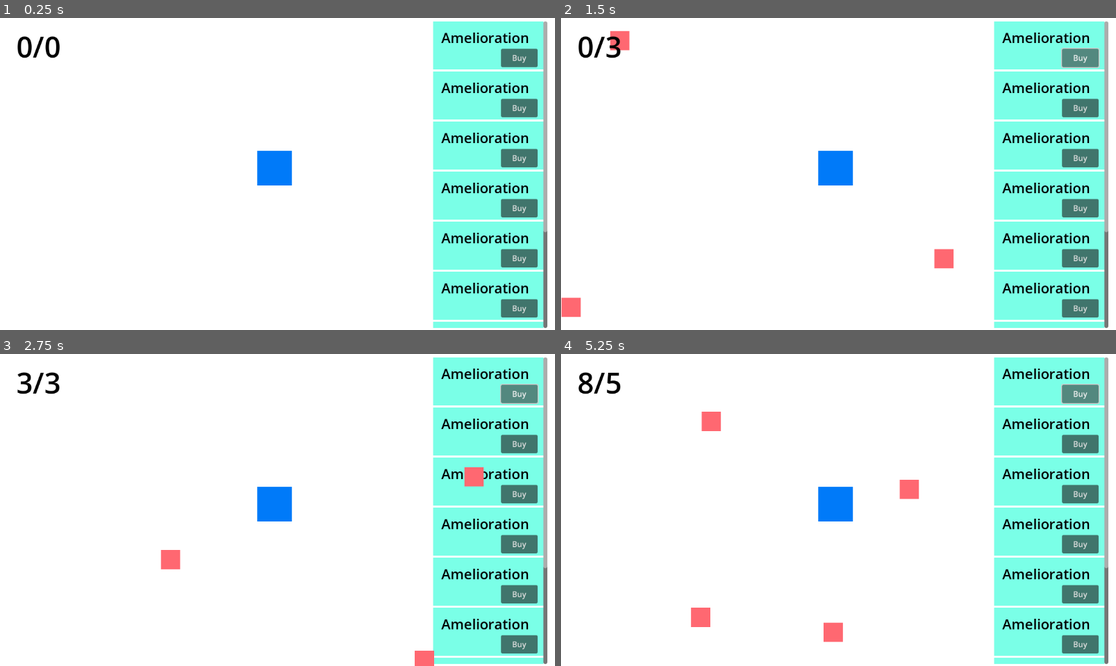
Above: before the commit, frames 1-4 (two rows, left to right).
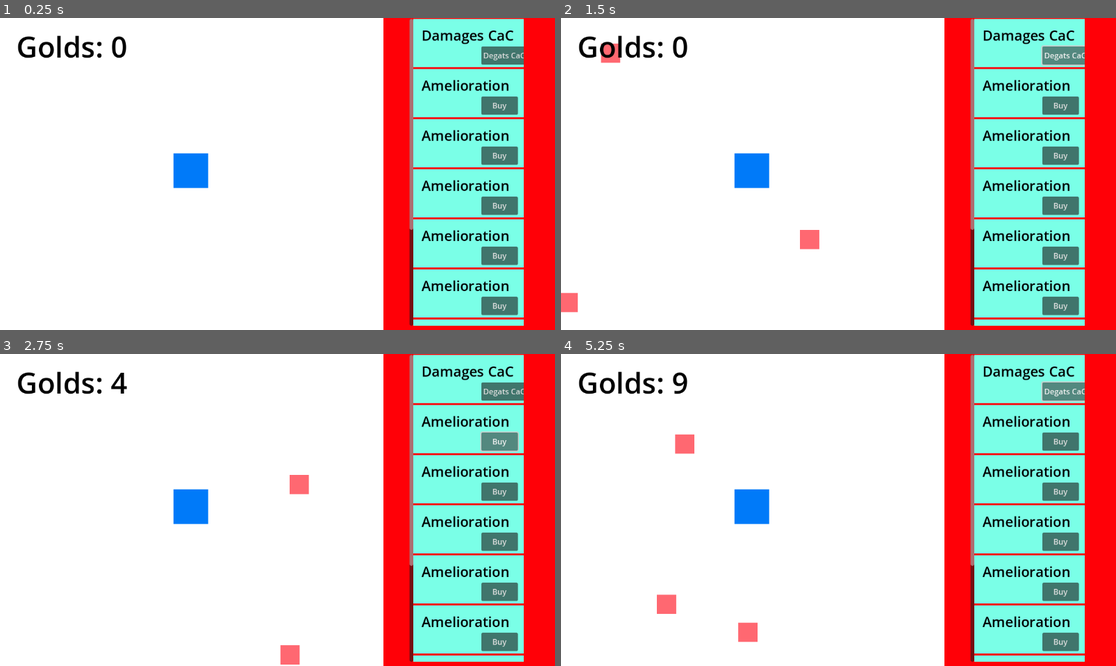
Above: after the commit, the same moments.

Repository: fabiovandewaeter/auto-tower-defense
Game: Godot game, scene res://jeu.tscn
Same seed, same stepped clock (60 frames per second), same inputs: the game is played once before the commit and once after it.
Inputs (mouse positions are in pixels of both pictures, inside the frame that each line leads up to):
- Up to frame 1 (0.25 s): no input
- Up to frame 2 (1.5 s): click "Buy" at 0.5 s; click (1082, 55) at 1.25 s, where only the run after the commit has a clickable "Degats CaC (10 golds)"
- Up to frame 3 (2.75 s): click "Buy" at 2 s
- Up to frame 4 (5.25 s): click (1082, 391) at 2.75 s, where only the run after the commit has a clickable "Degats CaC (10 golds)"; click "Buy" at 3.5 s; click (1082, 391) at 4.25 s, where only the run after the commit has a clickable "Degats CaC (10 golds)"

The runs differ from the first frame. In frame 1, 23% of the frame differs, in the area x 3-100%, y 0-100%; in frame 2, 24%; in frame 3, 24%; in frame 4, 24%.

Commit message:
ajout bouton achat degats cac

Diff:
--- a/ameliorations/amelioration.gd
+++ b/ameliorations/amelioration.gd
@@ -6,9 +6,20 @@
 @export var cout_de_base: int
 @export var multiplicateur_cout: float
 @export var bonus_de_base: float
+var lvl_actuel: int
 
+# getters
 func cout_pour_lvl(lvl: int) -> float:
 	return cout_de_base * pow(multiplicateur_cout, float(lvl))
 
+func cout_pour_lvl_actuel() -> float:
+	return cout_pour_lvl(lvl_actuel)
+
 func bonus_pour_lvl(lvl: int) -> float:
 	return bonus_de_base * float(lvl)
+
+func bonus_pour_lvl_actuel(lvl: int) -> float:
+	return bonus_pour_lvl(lvl_actuel)
+
+func acheter():
+	lvl_actuel += 1
--- /dev/null
+++ b/ameliorations/buy_button.gd
@@ -0,0 +1,10 @@
+extends Button
+
+@export var amelioration: Amelioration
+
+func _ready():
+	text = amelioration.nom + " (" + str(amelioration.cout_de_base) + " golds)"
+
+func _on_pressed():
+	print("TEST")
+	DonnesJeu.acheter(amelioration)
--- a/ameliorations/gestion_economie.gd
+++ /dev/null
@@ -1 +0,0 @@
-extends Node
--- /dev/null
+++ b/ameliorations/label_nombre_points.gd
@@ -0,0 +1,8 @@
+extends Label
+
+func _ready():
+	DonnesJeu.update_points.connect(_on_update_points)
+	text = "Golds: " +  str(DonnesJeu.points)
+
+func _on_update_points():
+	text = "Golds: " + str(DonnesJeu.points)
--- a/donnes_jeu.gd
+++ b/donnes_jeu.gd
@@ -1,9 +1,25 @@
 extends Node
 
-signal points_updated(nouveau)
+signal update_points()
 signal stats_updated(nouveau)
 
 var nombre_mobs: int = 0
 var points: int = 0
 
 var degats_cac: float = 10.0
+
+func peut_acheter(amelioration: Amelioration) -> bool:
+	var cout = amelioration.cout_pour_lvl_actuel()
+	return points >= cout
+
+func acheter(amelioration):
+	var cout = amelioration.cout_pour_lvl_actuel()
+	print(str(cout) + " " + str(points))
+	if points >= cout:
+		amelioration.acheter()
+		points -= cout
+
+func mort_mob(mob):
+	nombre_mobs -= 1
+	points += mob.points_recompense()
+	update_points.emit()
--- a/jeu.gd
+++ b/jeu.gd
@@ -13,17 +13,18 @@
 	add_child(new_mob)
 
 	DonnesJeu.nombre_mobs += 1
-	update_score()
+	#update_score()
 
 func _on_spawn_mob_timeout() -> void:
 	if DonnesJeu.nombre_mobs < LIMITE_NOMBRE_MOBS:
 		spawn_mob()
 
 func _on_mob_died(mob):
-	DonnesJeu.nombre_mobs -= 1
-	var points = mob.points_recompense()
-	DonnesJeu.points += points
-	update_score()
+	DonnesJeu.mort_mob(mob)
+	#update_score()
+
+func _on_button_pressed(amelioration: Amelioration) -> void:
+	DonnesJeu.acheter(amelioration)
 
 func update_score():
 	%Score.text = str(DonnesJeu.points)+"/"+str(DonnesJeu.nombre_mobs)
--- a/jeu.tscn
+++ b/jeu.tscn
@@ -1,9 +1,14 @@
-[gd_scene load_steps=5 format=3 uid="uid://c4dqvi6lmta1x"]
+[gd_scene load_steps=9 format=3 uid="uid://c4dqvi6lmta1x"]
 
 [ext_resource type="PackedScene" uid="uid://brhm0vmeu7scu" path="res://joueur.tscn" id="1_bc8hh"]
 [ext_resource type="Script" uid="uid://dnr37c5qyrbub" path="res://jeu.gd" id="1_r6dh1"]
+[ext_resource type="Script" uid="uid://d1te17d77tqwo" path="res://ameliorations/label_nombre_points.gd" id="2_h8l20"]
+[ext_resource type="Script" uid="uid://chy6pca3kpyir" path="res://ameliorations/buy_button.gd" id="3_hp17q"]
+[ext_resource type="Resource" uid="uid://gbbqxrl6rdnc" path="res://ameliorations/degats_cac.tres" id="4_s1xry"]
 
 [sub_resource type="Theme" id="Theme_r6dh1"]
+
+[sub_resource type="Theme" id="Theme_h8l20"]
 
 [sub_resource type="Curve2D" id="Curve2D_r6dh1"]
 _data = {
@@ -15,6 +20,7 @@
 script = ExtResource("1_r6dh1")
 
 [node name="UI" type="Control" parent="."]
+top_level = true
 layout_mode = 3
 anchors_preset = 0
 offset_right = 40.0
@@ -22,7 +28,6 @@
 
 [node name="Score" type="Label" parent="UI"]
 unique_name_in_owner = true
-top_level = true
 layout_mode = 0
 offset_left = 34.0
 offset_top = 17.0
@@ -31,55 +36,60 @@
 size_flags_horizontal = 0
 theme_override_colors/font_color = Color(0, 0, 0, 1)
 theme_override_font_sizes/font_size = 60
-text = "0/0"
+text = "Golds : 0"
+script = ExtResource("2_h8l20")
 
 [node name="ColorRect2" type="ColorRect" parent="UI"]
-visible = false
-layout_mode = 0
-offset_left = 881.0
-offset_top = 3.0
-offset_right = 1152.0
-offset_bottom = 648.0
+layout_mode = 0
+offset_left = 796.0
+offset_top = -41.0
+offset_right = 1181.0
+offset_bottom = 684.0
 size_flags_vertical = 3
 color = Color(1, 0, 0.028496742, 1)
 
 [node name="ScrollAmeliorations" type="ScrollContainer" parent="UI"]
-layout_mode = 0
-offset_left = 899.0
-offset_top = 7.0
-offset_right = 1136.0
-offset_bottom = 644.0
+layout_direction = 3
+layout_mode = 0
+offset_left = -1047.0
+offset_top = 2.0
+offset_right = -810.0
+offset_bottom = 639.0
 theme = SubResource("Theme_r6dh1")
 
 [node name="VBoxContainer" type="VBoxContainer" parent="UI/ScrollAmeliorations"]
+layout_direction = 2
 layout_mode = 2
 size_flags_horizontal = 3
 size_flags_vertical = 3
-
-[node name="ColorRect" type="ColorRect" parent="UI/ScrollAmeliorations/VBoxContainer"]
-custom_minimum_size = Vector2(100, 100)
-layout_mode = 2
-color = Color(0.47904623, 1, 0.90619016, 1)
-
-[node name="Label" type="Label" parent="UI/ScrollAmeliorations/VBoxContainer/ColorRect"]
-layout_mode = 0
-offset_left = 17.0
-offset_top = 14.0
-offset_right = 199.0
-offset_bottom = 75.0
-theme_override_colors/font_color = Color(0, 0, 0, 1)
-theme_override_font_sizes/font_size = 29
-text = "Amelioration"
-
-[node name="Button" type="Button" parent="UI/ScrollAmeliorations/VBoxContainer/ColorRect"]
-layout_mode = 0
-offset_left = 141.0
-offset_top = 57.0
-offset_right = 217.0
-offset_bottom = 95.0
-mouse_filter = 1
-text = "Buy
-"
+theme = SubResource("Theme_h8l20")
+
+[node name="CRDamageCac" type="ColorRect" parent="UI/ScrollAmeliorations/VBoxContainer"]
+custom_minimum_size = Vector2(100, 100)
+layout_mode = 2
+color = Color(0.47904623, 1, 0.90619016, 1)
+
+[node name="Label" type="Label" parent="UI/ScrollAmeliorations/VBoxContainer/CRDamageCac"]
+layout_mode = 0
+offset_left = 17.0
+offset_top = 14.0
+offset_right = 199.0
+offset_bottom = 75.0
+theme_override_colors/font_color = Color(0, 0, 0, 1)
+theme_override_font_sizes/font_size = 29
+text = "Damages CaC"
+
+[node name="Button" type="Button" parent="UI/ScrollAmeliorations/VBoxContainer/CRDamageCac"]
+layout_mode = 0
+offset_left = 141.0
+offset_top = 57.0
+offset_right = 217.0
+offset_bottom = 95.0
+mouse_filter = 1
+text = "Buy
+"
+script = ExtResource("3_hp17q")
+amelioration = ExtResource("4_s1xry")
 
 [node name="ColorRect2" type="ColorRect" parent="UI/ScrollAmeliorations/VBoxContainer"]
 custom_minimum_size = Vector2(100, 100)
@@ -287,10 +297,12 @@
 [node name="ColorRect" type="ColorRect" parent="CanvasLayer"]
 offset_left = -39.0
 offset_top = -45.0
-offset_right = 1173.0
+offset_right = 798.0
 offset_bottom = 680.0
 
 [node name="Path2D" type="Path2D" parent="."]
+position = Vector2(-16.01984, 0)
+scale = Vector2(0.70873016, 1)
 curve = SubResource("Curve2D_r6dh1")
 
 [node name="PathFollow2D" type="PathFollow2D" parent="Path2D"]
@@ -304,6 +316,7 @@
 
 [node name="Joueur" parent="." instance=ExtResource("1_bc8hh")]
 unique_name_in_owner = true
-position = Vector2(570, 312)
-
+position = Vector2(396, 317)
+
+[connection signal="pressed" from="UI/ScrollAmeliorations/VBoxContainer/CRDamageCac/Button" to="UI/ScrollAmeliorations/VBoxContainer/CRDamageCac/Button" method="_on_pressed"]
 [connection signal="timeout" from="SpawnMob" to="." method="_on_spawn_mob_timeout"]
Not shown, added: ameliorations/buy_button.gd.uid
Not shown, removed: ameliorations/gestion_economie.gd.uid
Not shown, added: ameliorations/label_nombre_points.gd.uid
